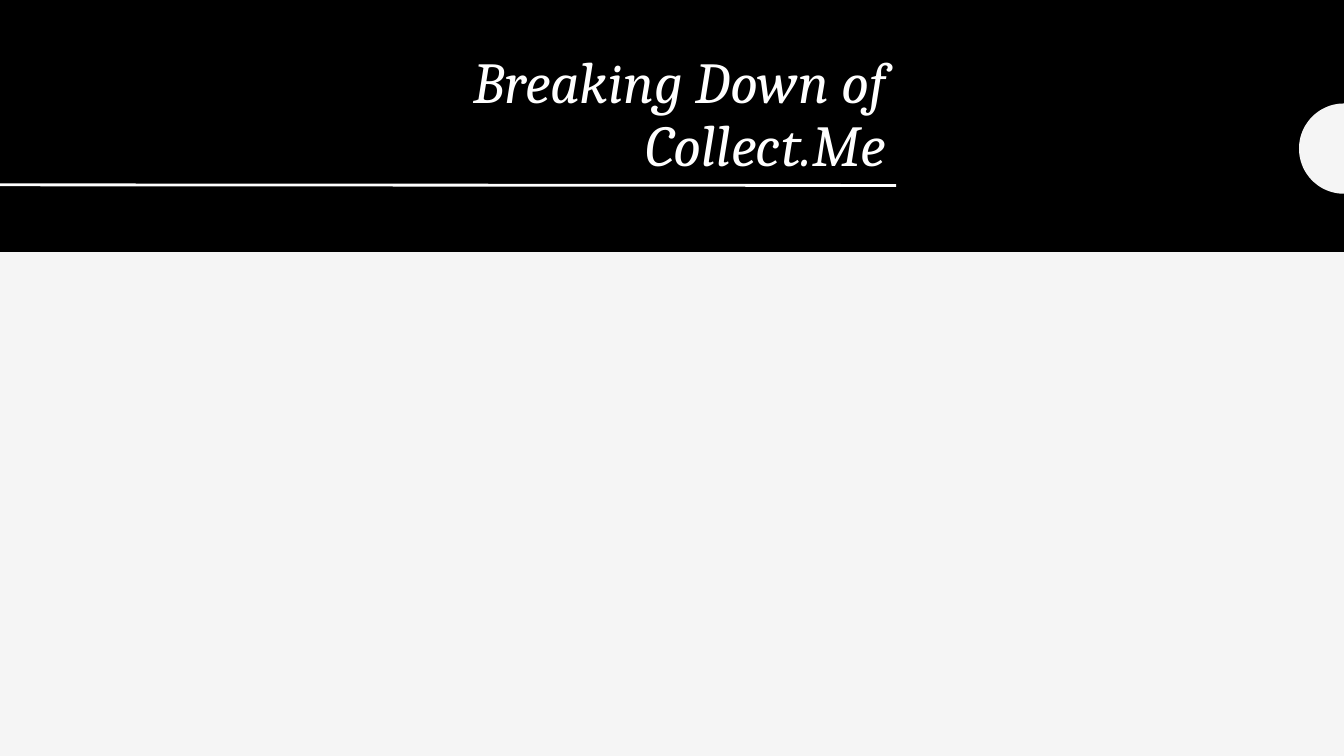
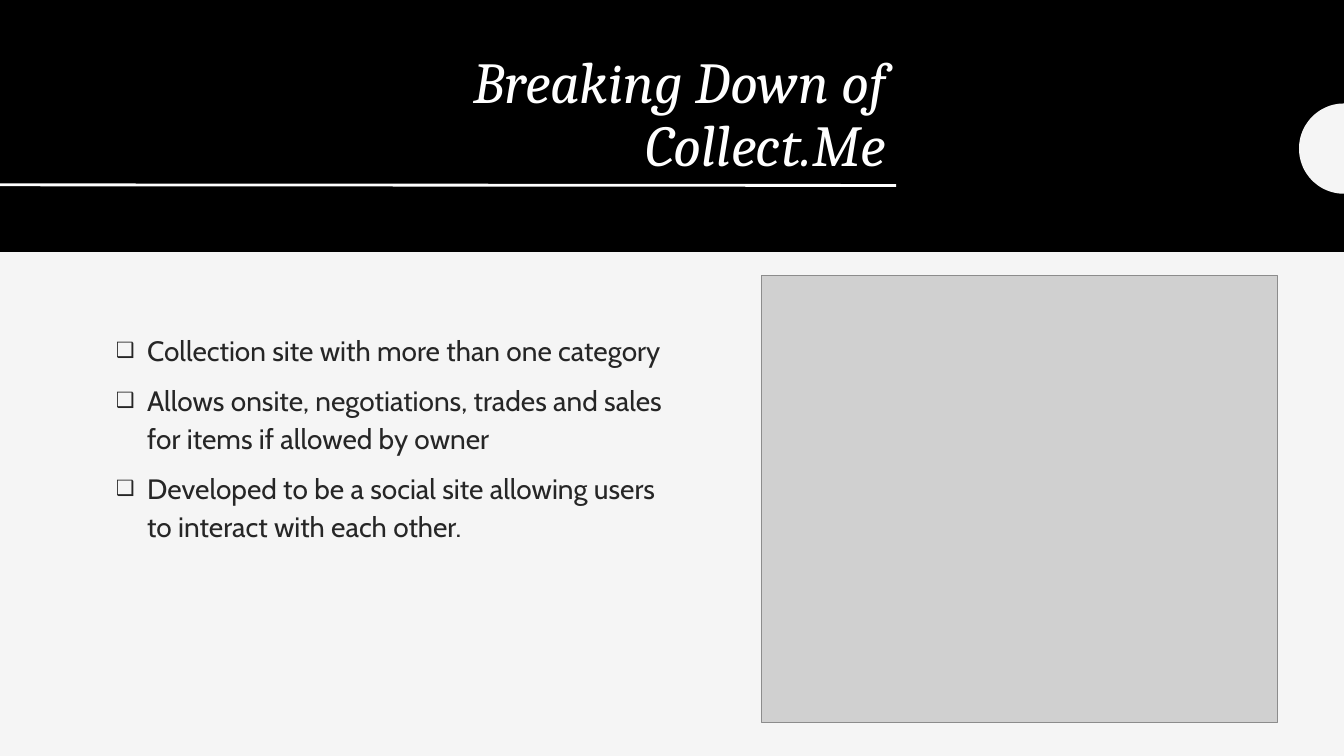
Before and after one commit to AveriBean/MAD-Collections, a slide deck: slide 4 of MADCollective.pptx. Drawn at 1344x756 pixels with LibreOffice and Linux fonts; fonts in the diff are those of the drawing; grey boxes stand for pictures. Boxes give left, top, right and bottom in pixels: in the first picture for what was removed or moved away, otherwise in the second. Text is boxed around its words. In the diff, an @@ line names an element or a change of style, - is before the commit and + after.

```diff
--- a/MADCollective.pptx
+++ b/MADCollective.pptx
@@ picture added at (762,275,1277,723) @@
@@ text added at (147,340,661,538), 20 pt, text #262626 @@
+❑ Collection site with more than one category
+❑ Allows onsite, negotiations, trades and sales for items if allowed by owner
+❑ Developed to be a social site allowing users to interact with each other.
```
Also in this commit, not shown: 4 other slides changed, 17 other files.
